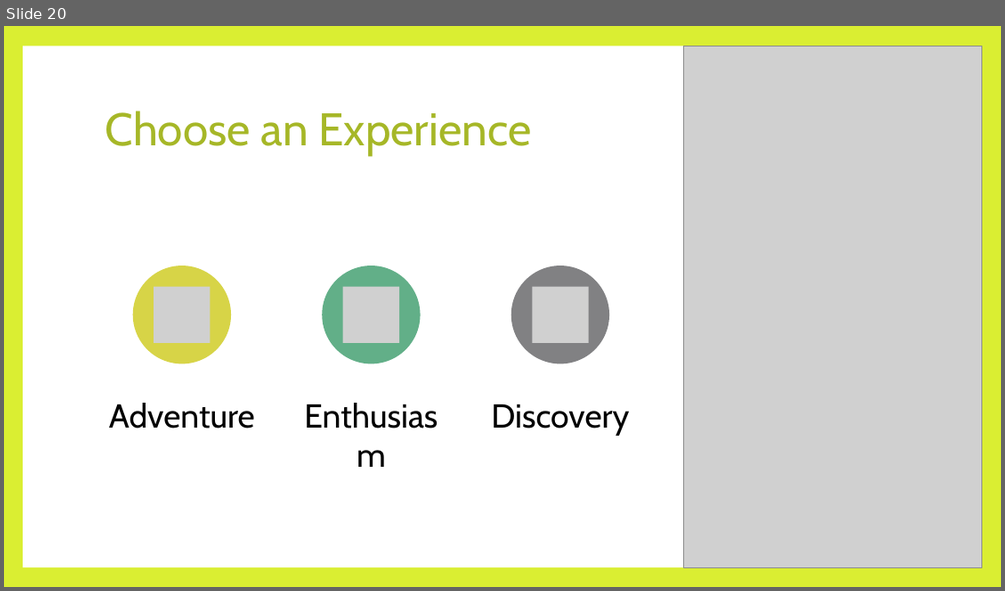
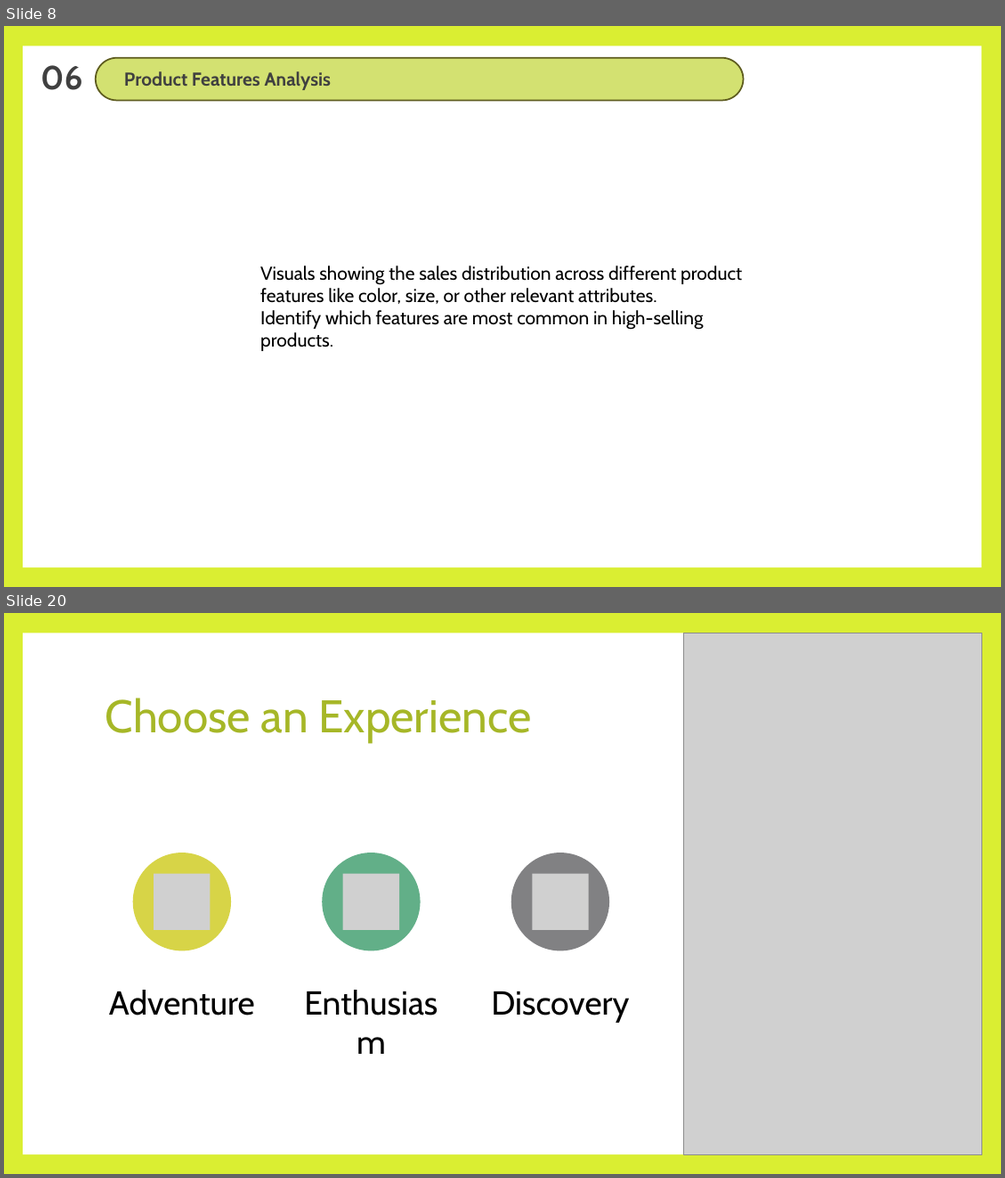
Before and after one commit to SpringNuance/Business-Intelligence, a slide deck: Power BI Assignment/Business Intelligence_Power BI Assignment Report.pptx. Shown one above the other, each under a label of ours: slide 20 before the commit, slides 8 and 20 after it; the slides between them are not shown. The pictures are 1005x591 and 1005x1178 pixels, drawn with LibreOffice and Linux fonts; fonts in the diff are those of the drawing; grey boxes stand for pictures. Boxes give left, top, right and bottom in pixels: in the first picture for what was removed or moved away, otherwise in the second. Text is boxed around its words. In the diff, an @@ line names an element or a change of style, - is before the commit and + after.

```diff
--- a/Power BI Assignment/Business Intelligence_Power BI Assignment Report.pptx
+++ b/Power BI Assignment/Business Intelligence_Power BI Assignment Report.pptx
@@ slide 8 added at box(4, 26, 1001, 587), background #DAEE32; not listed: 1 template element that a slide beside it also shows @@
@@ text added at box(40, 65, 82, 90), 32 pt, text #404040, bold @@
+06
@@ rounded rectangle added at box(96, 58, 743, 101), fill #D3E171, outline #5E5D1F 1.5 pt, 18 pt, text #404040, bold @@
+Product Features Analysis
@@ text added at box(260, 265, 742, 351), 18 pt, text #000000 @@
+Visuals showing the sales distribution across different product features like color, size, or other relevant attributes.
+Identify which features are most common in high-selling products.
```
Also in this commit, not shown: 6 slides changed, 11 other slides added, 12 slides removed, 7 other files.
